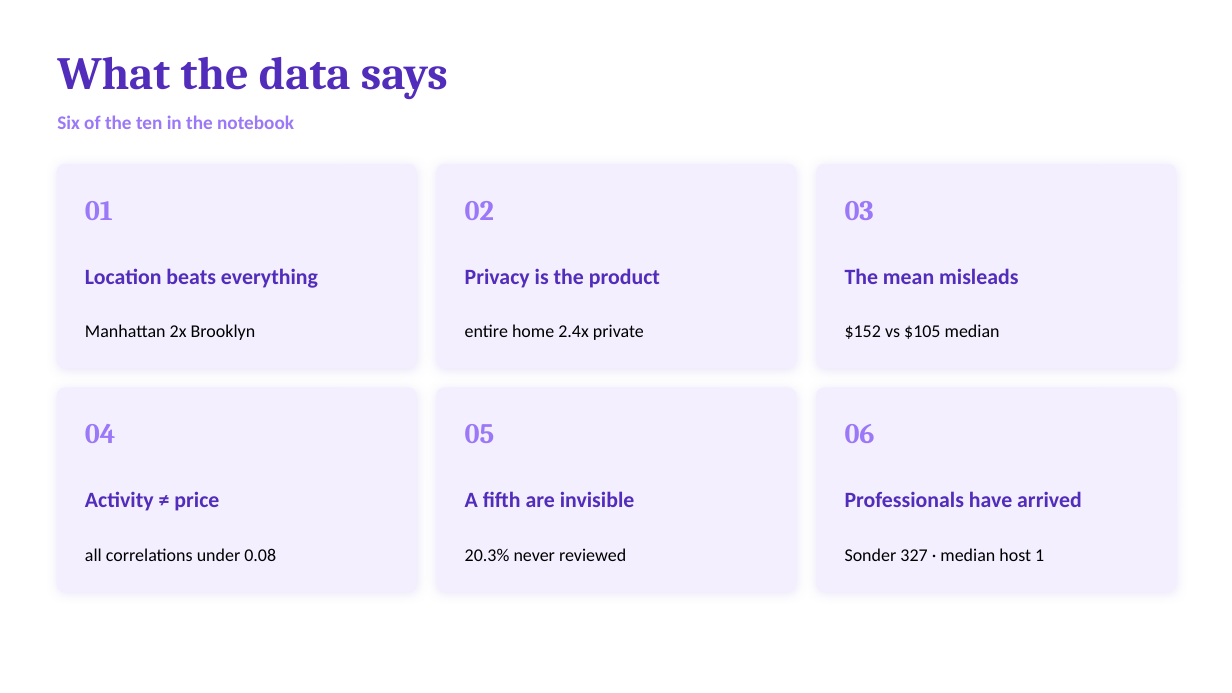
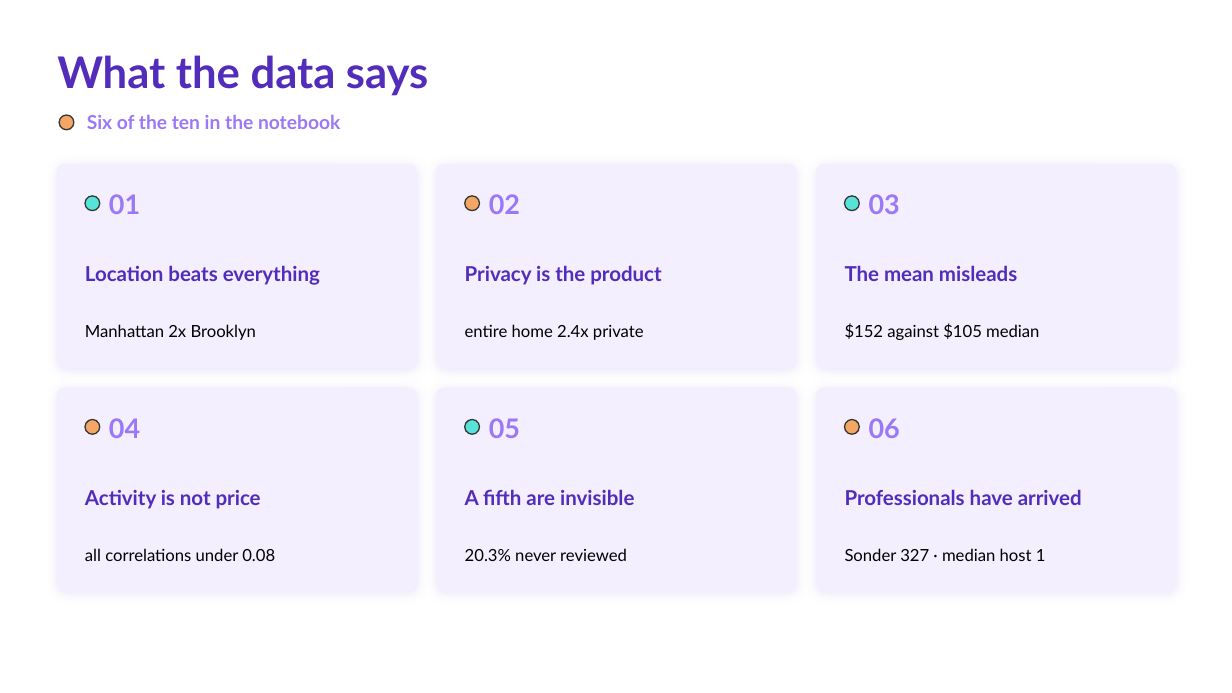
Before and after one commit to khaliddosari/Tuwaiq-Bootcamp, a slide deck: slide 11 of eda week 3/Khalid Al Dosari - EDA Project Presentation.pptx. Drawn at 1232x693 pixels with LibreOffice and Linux fonts; fonts in the diff are those of the drawing. Boxes give left, top, right and bottom in pixels: in the first picture for what was removed or moved away, otherwise in the second. Text is boxed around its words. In the diff, an @@ line names an element or a change of style, - is before the commit and + after.

```diff
--- a/eda week 3/Khalid Al Dosari - EDA Project Presentation.pptx
+++ b/eda week 3/Khalid Al Dosari - EDA Project Presentation.pptx
@@ text "What the data says" at [57,55,428,96]: size 36 to 34 pt, font Cambria to Lato @@
@@ ellipse added at [59,116,74,130], fill #F4A664, outline #333333 1 pt @@
@@ text "Six of the ten in ...": place and size @@
-text "Six of the ten in ..." at [57,115,294,129]
+text "Six of the ten in ..." at [87,114,340,129]
@@ text "Six of the ten in ..." at [87,114,340,129]: font Calibri to Lato @@
@@ ellipse added at [85,196,100,211], fill #57E3D8, outline #333333 1 pt @@
@@ ellipse added at [465,196,480,211], fill #F4A664, outline #333333 1 pt @@
@@ ellipse added at [845,196,860,211], fill #57E3D8, outline #333333 1 pt @@
@@ size 17 to 16 pt, font Calibri to Lato in 5 elements at [845,489,1082,505], [85,265,320,285], [845,265,1017,281], [465,489,634,505], [465,265,661,285] @@
@@ text at [845,323,1039,340]: text changed; size 14 to 13 pt; font Calibri to Lato @@
-$152 vs $105 median
+$152 against $105 median
@@ 6 texts: place and size @@
-6 texts at [85,201,875,443]
+6 texts at [109,194,900,438]
@@ size 22 to 21 pt, font Cambria to Lato in 6 elements at [489,194,520,214], [869,194,900,214], [489,418,520,438], [869,418,900,438], [109,194,140,214], [109,418,140,438] @@
@@ ellipse added at [85,420,100,434], fill #F4A664, outline #333333 1 pt @@
@@ ellipse added at [465,420,480,434], fill #57E3D8, outline #333333 1 pt @@
@@ ellipse added at [845,420,860,434], fill #F4A664, outline #333333 1 pt @@
@@ text at [85,490,261,509]: text changed; size 17 to 16 pt; font Calibri to Lato @@
-Activity ≠ price
+Activity is not price
@@ size 14 to 13 pt, font Calibri to Lato in 5 elements at [85,324,256,340], [465,324,644,340], [85,548,275,561], [465,548,627,561], [845,548,1046,561] @@
```
Also in this commit, not shown: 12 other slides changed.
